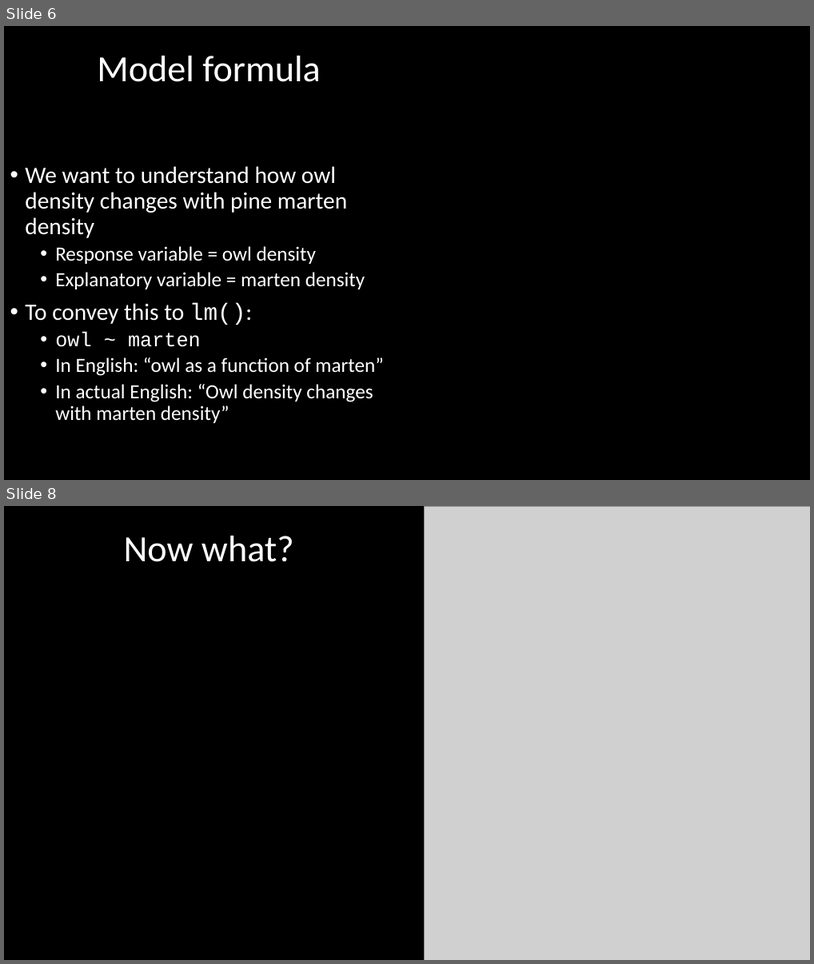
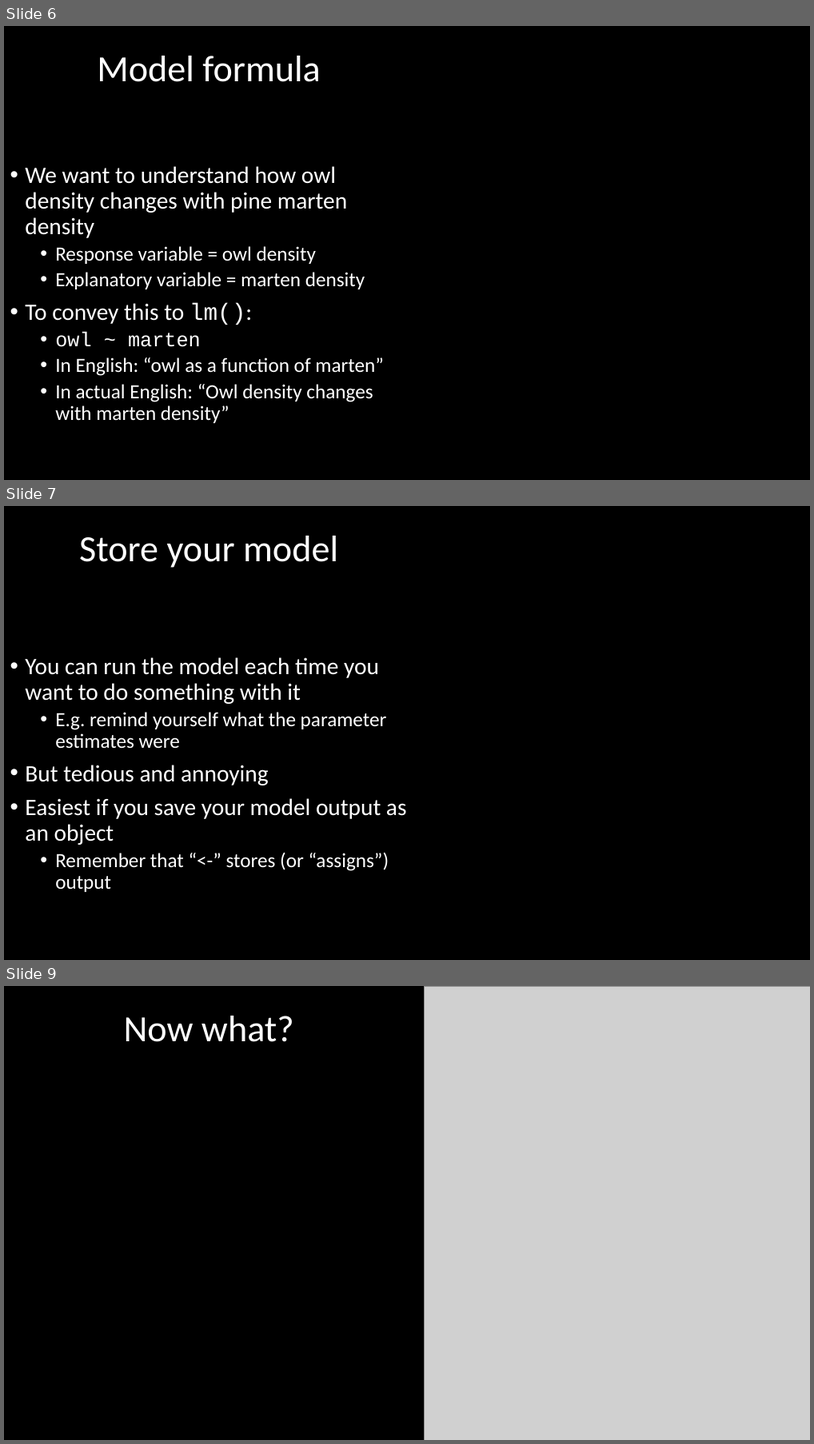
Before and after one commit to DeonRoos/stats-for-biologists, a slide deck: Lecture 5 - Cont LM/Slides/interpret_lm_cont.pptx. Shown one above the other, each under a label of ours: slides 6 and 8 before the commit, slides 6, 7 and 9 after it; the slides between them are not shown. The pictures are 814x964 and 814x1444 pixels, drawn with LibreOffice and Linux fonts; fonts in the diff are those of the drawing; grey boxes stand for pictures. Boxes give left, top, right and bottom in pixels: in the first picture for what was removed or moved away, otherwise in the second. Text is boxed around its words. In the diff, an @@ line names an element or a change of style, - is before the commit and + after.

```diff
--- a/Lecture 5 - Cont LM/Slides/interpret_lm_cont.pptx
+++ b/Lecture 5 - Cont LM/Slides/interpret_lm_cont.pptx
@@ slide 7 added at [4,506,810,960], background #000000 @@
@@ title added at [79,536,338,568], 44 pt, text #FFFFFF @@
+Store your model
@@ text added at [25,657,407,892], 28 pt, text #FFFFFF @@
+• You can run the model each time you want to do something with it
+  • E.g. remind yourself what the parameter estimates were
+• But tedious and annoying
+• Easiest if you save your model output as an object
+  • Remember that “<-” stores (or “assigns”) output
@@ what was slide 8 is now slide 9 @@
```
Also in this commit, not shown: 5 slides changed, 1 other slide added, 2 other files.
